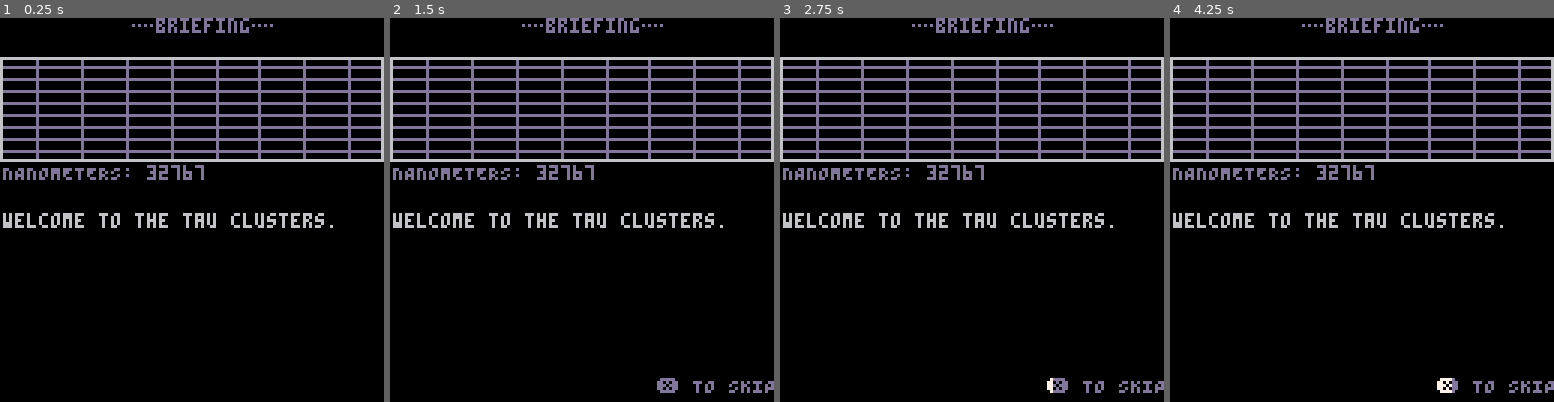
Above: before the commit, frames 1-4 (left to right).
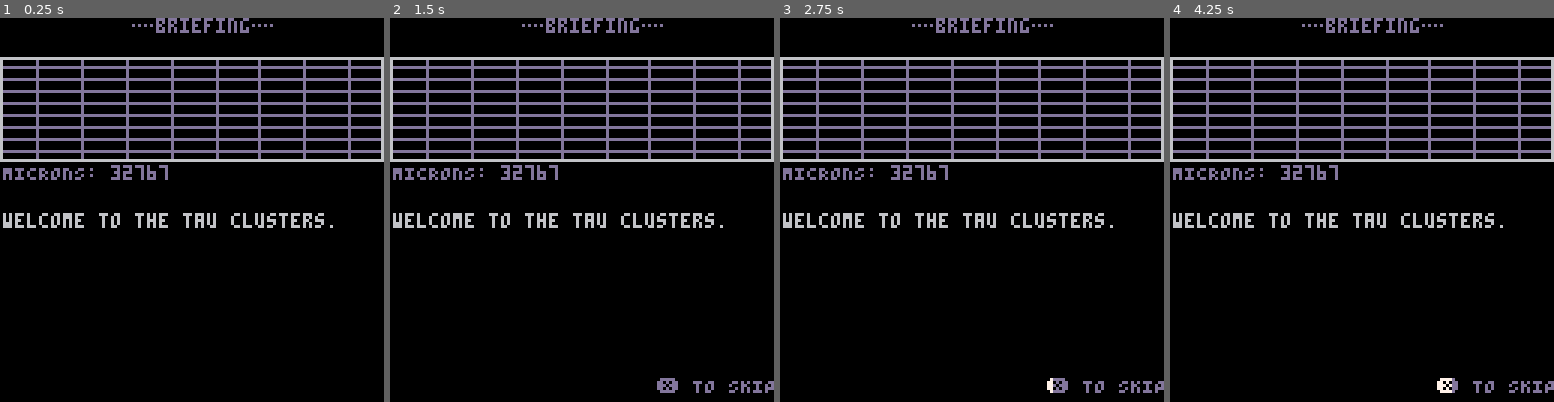
Above: after the commit, the same moments.

Repository: caseylabrack/laser
Game: PICO-8 cartridge zaag.p8
Two runs of this game, one before a commit and one after it. Both use one fixed random seed, a clock stepped at 60 frames per second and the inputs below.
Inputs:
- Up to frame 1 (0.25 s): no input
- Up to frame 2 (1.5 s): tap O (Z key) at 0.33, 0.7, 1.43 s; tap X (X key) at 1.07 s
- Up to frame 3 (2.75 s): hold Left 1.97-2.37 s; tap X (X key) at 2.07, 2.4, 2.73 s; tap O (Z key) at 2.22 s; hold Down from 2.42 s (still down)
- Up to frame 4 (4.25 s): release Down at 2.82 s; hold Right 2.87-3.53 s; tap X (X key) every 0.33 s from 3.07 to 4.07 s; tap O (Z key) at 3.1, 3.98 s; hold Up 3.58-4.08 s; hold Right from 4.13 s (still down)

The runs differ from the first frame. In frame 1, 0.7% of the frame differs, in the area x 1-54%, y 38-43%; in frame 2, 0.7%; in frame 3, 0.7%; in frame 4, 0.7%.

Commit message:
tele animation fix, screenshake has a direction

Diff:
--- a/zaag.p8
+++ b/zaag.p8
@@ -5,15 +5,16 @@
 -- casey labrack
 
 --todo:
-
---debug=false
+--palette bug?
+
+--debug=true
 
 version=53
 _g=_ENV
 laserspeeds={.0025,.002,.0015}
 --players, lasers, safe zones, animations (coroutines), animations in draw phase, flowers, roids, bullets, homing bombs
 ps,lz,zs,as,a2,fs,rs,bs,hs={},{},{},{},{},{},{},{},{}
-inner,outer_r={x=64,y=64,r=6,enabled=true},63
+inner,outer_r={x=64,y=64,r=8,enabled=true},63
 mulligans=2
 extralives=mulligans
 cp=dp--current pallete
@@ -66,8 +67,9 @@
 	{"if it's weird-looking,","shoot it"},
 	{"a zaag tail shows","its speed and direction"},
 	{"in two-pilot missions,","please try to limit","friendly fire incidents"},
-	{"teleport energy is shared","in two-pilot missions"},
+	{"in two-pilot missions,","teleport energy is shared"},
 	{"don't panic"},
+	{"losing is fun!","exploding is, uh, fun!"},
 }
 
 function _init()
@@ -344,7 +346,7 @@
 	if p.enabled then
 		-- player vs. obstacles
 		for v in all(rs) do
-			if touching(p,v) then died(p) end
+			if touching(p,v) then died(p,v) end
 		end
 
 		--player vs. homing bombs
@@ -488,11 +490,18 @@
 function died(player,cause)
 	if state~="running" then return end
 	sfx(13)
-	shake+=20
+
+	--screenshake
+	shake=30
+	local cdx,cdy=cause and cause.dx or player.dx, cause and cause.dy or player.dy
+	hitangle=atan2(cdx,cdy)
+	hitmag=dist(cdx,cdy,0,0)
+	hitmag=max(1,hitmag*30)
+
 	if player.enabled then
 		player.enabled=false
 		player.thrusting=false
-		player:death(cause)
+		player:death(cdx,cdy)
 	end
 
 	if not ps[1].enabled and not ps[2].enabled then
@@ -518,8 +527,8 @@
 if sleep<=0 then --hitstop, then shake
 	if shake>0 then
 		if screenshake then
-			local a=rnd()
-			local mag=(shake/8)^2
+			local a=hitangle+rndr(-.05,.05)
+			local mag=hitmag*(shake/20)^2
 			camera(cos(a)*mag,sin(a)*mag)
 		end
 		shake-=1
@@ -1270,7 +1279,7 @@
 		text=text.."good luck!"
 	end
 	rect(0,13,127,47,6)
-	print("NANOMETERS: "..nanos,1,49,13)
+	print("MICRONS: "..nanos,1,49,13)
 	pal(hidepal)
 	--126 width x 34 height
 	if pat>0 then
@@ -1363,7 +1372,7 @@
 	camera()
 
 	if zoom⧗>360 then
-		cprint("⬆️ endless mode",64,67,13)
+		cprint("⬆️ endless mode",64,67,8)
 		cprint("⬇️ titlescreen",64,73,13)
 
 	 if btnp(⬆️) then
@@ -1434,13 +1443,14 @@
 							end
 						end
 
-						x+=cos(a)*h
-						y+=sin(a)*h
 						local lines=coords(_ENV)
 						_g.blink=cocreate(blink_anim)
 						coresume(_g.blink,lines)
 						_g.charge=0
 						sfx(22)
+
+						x+=cos(a)*h
+						y+=sin(a)*h
 					else
 						if tick-_g.hopfailtick>4 then
 							_g.hopfail=true
@@ -1548,12 +1558,9 @@
 				enabled=true
 			end,
 
-			death=function(_ENV,cause)
+			death=function(_ENV,cdx,cdy)
 				local lines=coords(_ENV)
-				local cdx=cause and cause.dx or dx
-				local cdy=cause and cause.dy or dy
 				for l in all(lines) do
---					l.dx,l.dy=cause.dx or dx,cause.dy or dy
 					l.dx,l.dy=cdx,cdy
 					l.midx,l.midy=(l.x1+l.x2)/2,(l.y1+l.y2)/2
 					l.dr=rnd(.025) l.r=atan2(l.x2-l.x1,l.y2-l.y1)
@@ -1605,12 +1612,10 @@
 end
 
 function blink_anim(lines)
-	local grays,duration={7,6,13,1},8
+	local grays,duration={7,6,13,1},12
 	while duration>=0 do
-		local pct=(8-duration)/8
-		local idx=ceil(pct*#grays)
 		for l in all(lines) do
-			line(l.x1,l.y1,l.x2,l.y2,grays[idx])
+			line(l.x1,l.y1,l.x2,l.y2,11)
 		end
 		duration-=1
 		yield()
@@ -1761,17 +1766,10 @@
 		end
 
 		color(1)
---		print("cASEY",108,117)
---		print("lABRACK",100,122)
 		print("cASEY\nlABRACK",1,117)
 
 		print("2PLAYER"..(ps[2].playing and "!" or "?"),
 		96,123,ps[2].playing and 12 or 1)
-
-
---		print("lABRACK",100,122)
---
---		print("V."..version,1,122)
 end
 -->8
 -- enemies
Not shown, changed: the music (__music__) section of zaag.p8
Not shown, changed: the sound effects (__sfx__) section of zaag.p8
